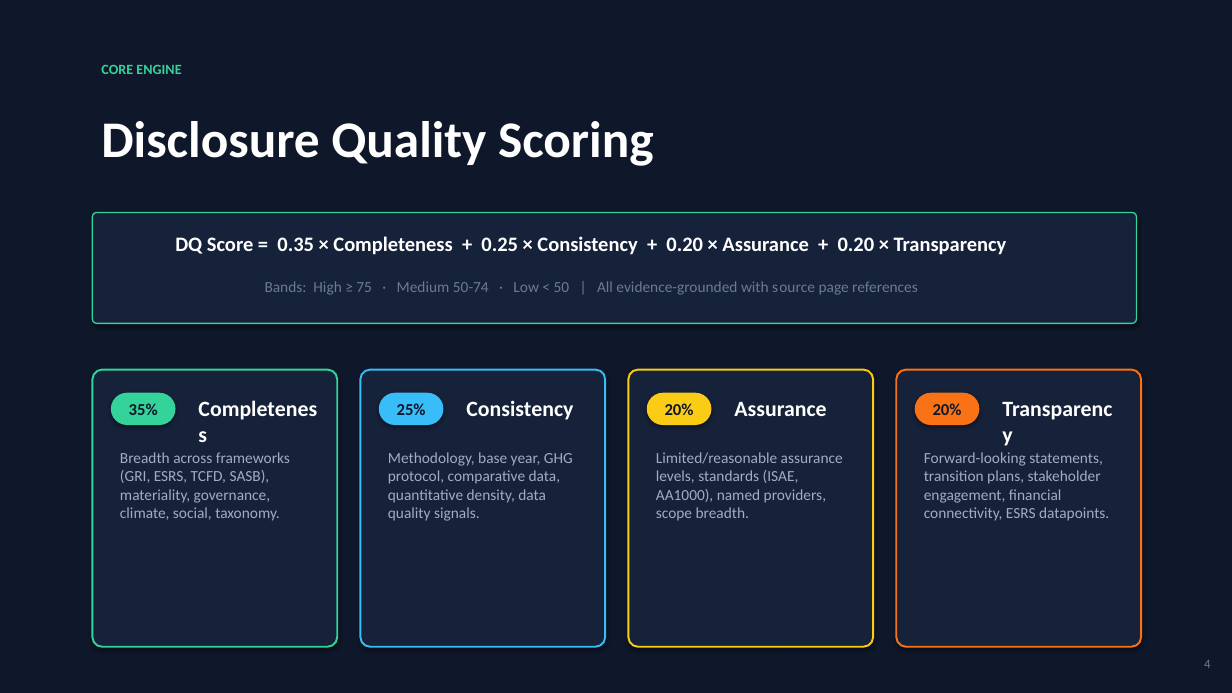
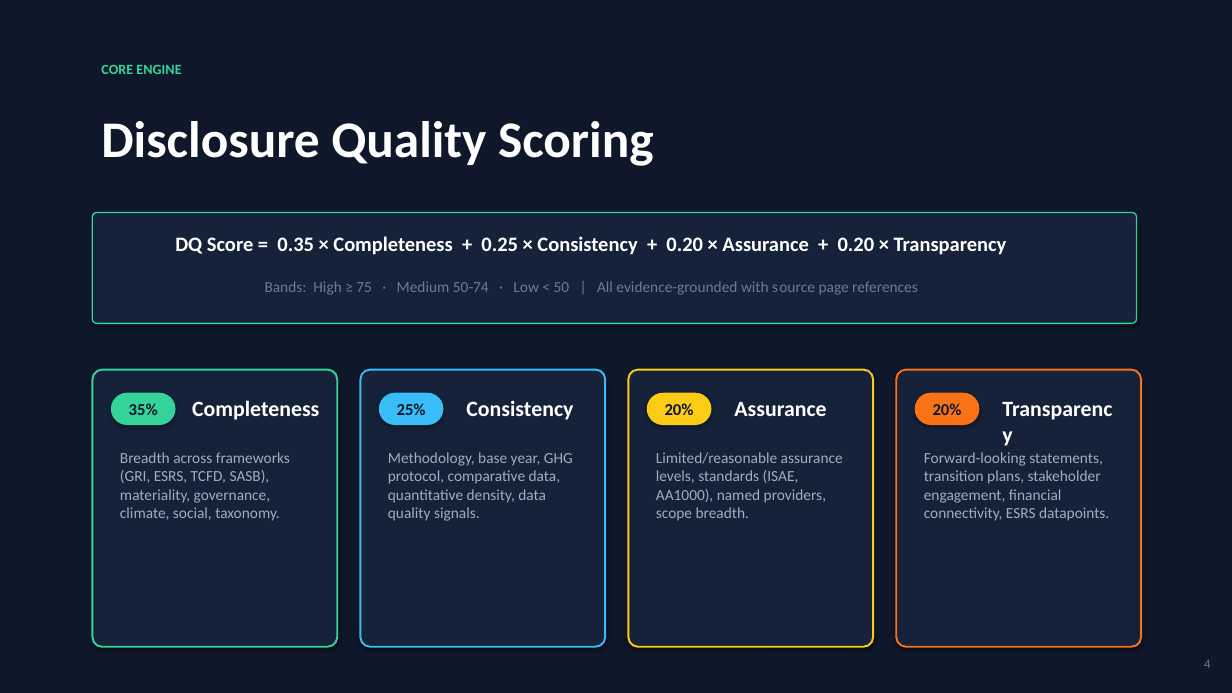
Before and after one commit to NikhilGogu/Sustainability-Signals, a slide deck: slide 4 of SustainabilitySignals.pptx. Drawn at 1232x693 pixels with LibreOffice and Linux fonts; fonts in the diff are those of the drawing. Boxes give left, top, right and bottom in pixels: in the first picture for what was removed or moved away, otherwise in the second. Text is boxed around its words. In the diff, an @@ line names an element or a change of style, - is before the commit and + after.

```diff
--- a/SustainabilitySignals.pptx
+++ b/SustainabilitySignals.pptx
@@ text "Completeness" rewrapped from [333, 236, 452, 255] to [192, 400, 319, 420] @@
```
Also in this commit, not shown: 2 other slides changed, 52 other files.
